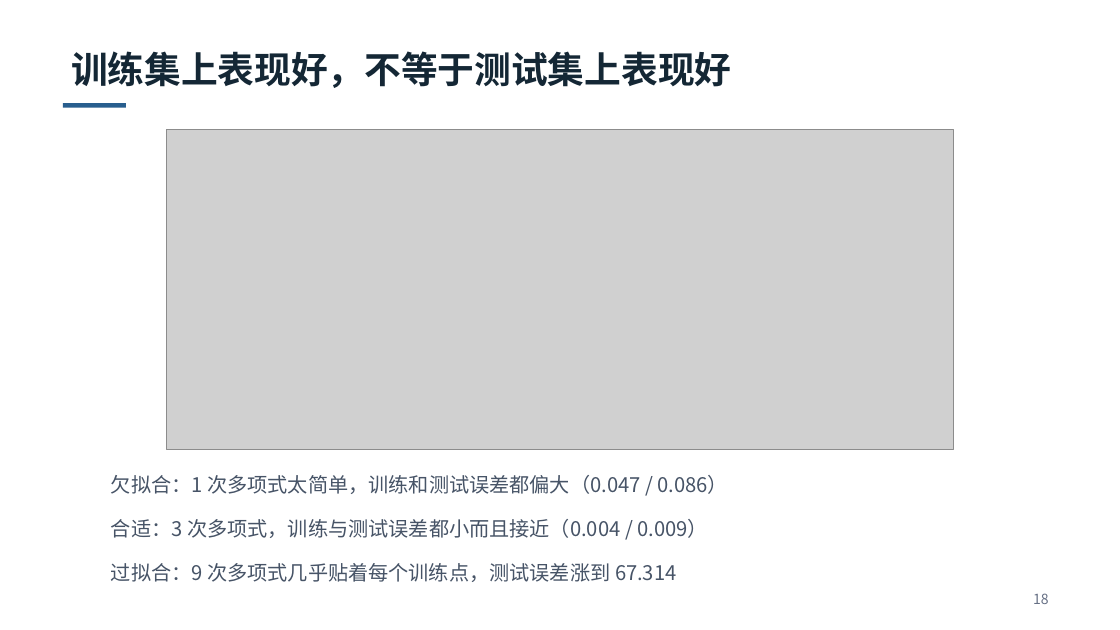
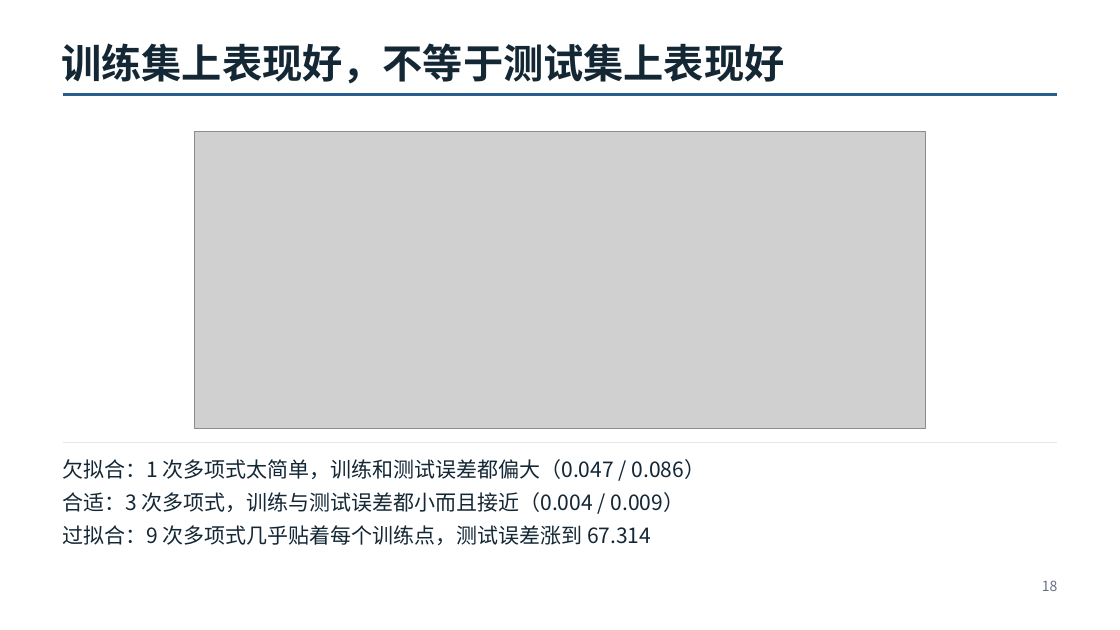
Before and after one commit to fjfjkk2717821463-cpu/Robo-Education-Recruitment, a slide deck: slide 18 of slides/机器学习基础-让程序从数据里找规律.pptx. Drawn at 1120x630 pixels with LibreOffice and Linux fonts; fonts in the diff are those of the drawing; grey boxes stand for pictures. Boxes give left, top, right and bottom in pixels: in the first picture for what was removed or moved away, otherwise in the second. Text is boxed around its words. In the diff, an @@ line names an element or a change of style, - is before the commit and + after.

```diff
--- a/slides/机器学习基础-让程序从数据里找规律.pptx
+++ b/slides/机器学习基础-让程序从数据里找规律.pptx
@@ text "训练集上表现好，不等于测试集上表现好" at [61, 43, 784, 84]: size 31.5 to 34.5 pt, font Noto Sans CJK JP to Noto Sans CJK SC; line spacing 1.1 to 1 @@
@@ rectangle removed at [63, 103, 126, 108] @@
@@ freeform shape added at [63, 94, 1057, 95], outline #285E8E 3 pt @@
@@ picture: place and size @@
-picture at [166, 129, 953, 450]
+picture at [195, 131, 926, 429]
@@ freeform shape added at [63, 443, 1057, 444], outline #E4E7EC 0.75 pt @@
@@ text added at [62, 459, 705, 479], 18 pt, text #142735 @@
+欠拟合：1 次多项式太简单，训练和测试误差都偏大（0.047 / 0.086）
@@ text at [111, 475, 729, 494]: paragraph removed @@
-欠拟合：1 次多项式太简单，训练和测试误差都偏大（0.047 / 0.086）
@@ text "合适：3 次多项式，训练与测试误差都小而且接近（0.004 / 0.009）": place and size @@
-text "合适：3 次多项式，训练与测试误差都小而且接近（0.004 / 0.009）" at [111, 475, 729, 582]
+text "合适：3 次多项式，训练与测试误差都小而且接近（0.004 / 0.009）" at [62, 492, 684, 512]
@@ text "合适：3 次多项式，训练与测试误差都小而且接近（0.004 / 0.009）" at [62, 492, 684, 512]: size 17.2 to 18 pt, font Noto Sans CJK JP to Noto Sans CJK SC, text colour #475467 to #142735; indent changed; line spacing 1.25 to 1; less space between paragraphs @@
@@ text added at [62, 525, 651, 545], 18 pt, text #142735 @@
+过拟合：9 次多项式几乎贴着每个训练点，测试误差涨到 67.314
@@ text at [111, 563, 677, 582]: paragraph removed @@
-过拟合：9 次多项式几乎贴着每个训练点，测试误差涨到 67.314
@@ text "18": place and size @@
-text "18" at [1033, 593, 1049, 604]
+text "18" at [1042, 580, 1058, 591]
@@ text "18" at [1042, 580, 1058, 591]: font Noto Sans CJK JP to Noto Sans CJK SC; line spacing 1.3 to 1 @@
```
Also in this commit, not shown: 21 other slides changed, 4 other files.
